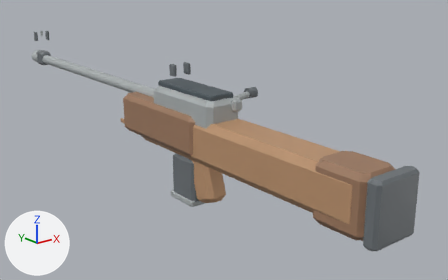
Two versions of the glTF model assets/models/bolt_sniper.glb, one commit apart.
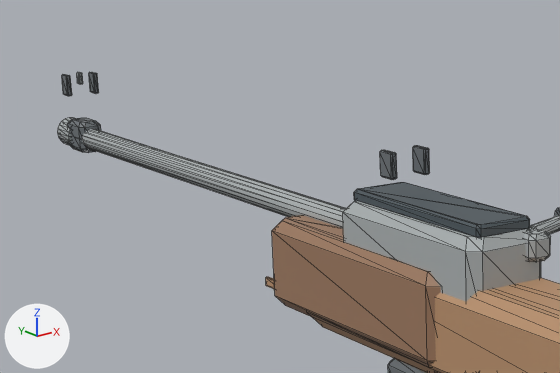
There are two pictures of each version: one whole from a camera (50 mm lens) standing at (-1.32, -1.79, 0.63) and looking at (0.22, 0.14, -0.14), one close up on the part from 2% to 55% of the width and 0% to 57% of the height. Arrows for +X, +Y and +Z are at lower left; the lights stay in place. The last two pictures show the newer version. The close-ups show mesh edges as thin lines. Where no turn or scale is listed for an object, it has been applied to the vertices.

The first close-up shows 'geometry_0'.
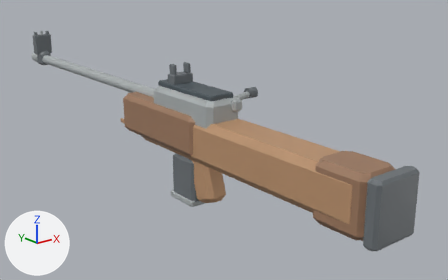
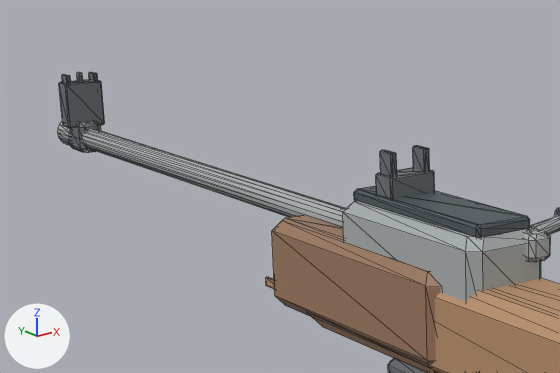
Diff of the bpy script that builds the scene:
```diff
--- a/assets/models/bolt_sniper.glb.py
+++ b/assets/models/bolt_sniper.glb.py
@@ me_geometry_0 @@
 # used by ob_geometry_0; location = (0.0, 0.0, 0.0)
-me_geometry_0.from_pydata(...)  # 896 vertices, 1688 faces; spans x -0.09..0.2, y -0.88..1.5, z -0.32..0.2
+me_geometry_0.from_pydata(...)  # 960 vertices, 1808 faces; spans x -0.09..0.2, y -0.88..1.5, z -0.32..0.2
+# me_geometry_0 part 1: the loose piece of 32 vertices spanning x -0.05..0.05, y -0.13..0.21, z 0.11..0.13 is copied, and the copy is scaled about its middle by (0.873, 0.126, 2.39), then moved by (0.0, 0.09, 0.02); it spans x -0.04..0.04, y 0.11..0.15, z 0.12..0.17
+# me_geometry_0 part 2: a new loose piece of 32 vertices spanning x -0.04..0.04, y 1.4..1.44, z 0.08..0.18, in mat_defaultmaterial
 me_geometry_0.materials.append(mat_defaultmaterial)
```

Pixel boxes (x1, y1, x2, y2) of what changed, in the close-ups (560 x 373 px):
part 1 of me_geometry_0, added: after (376, 168, 435, 198)
part 2 of me_geometry_0, added: after (59, 79, 105, 128)
